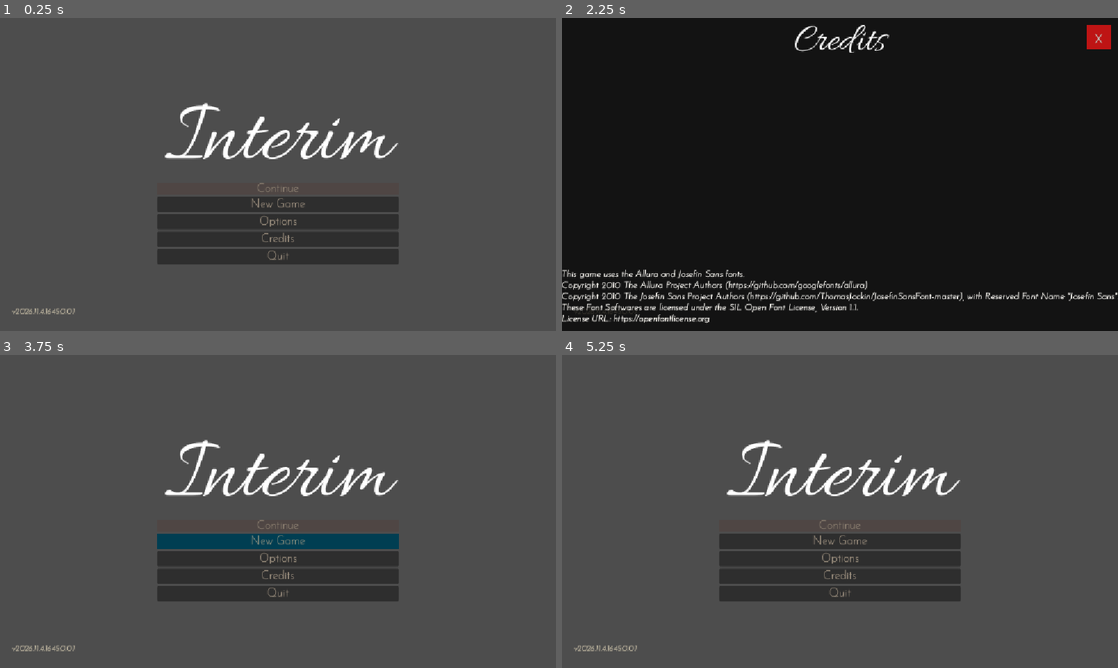
Above: before the commit, frames 1-4 (two rows, left to right).
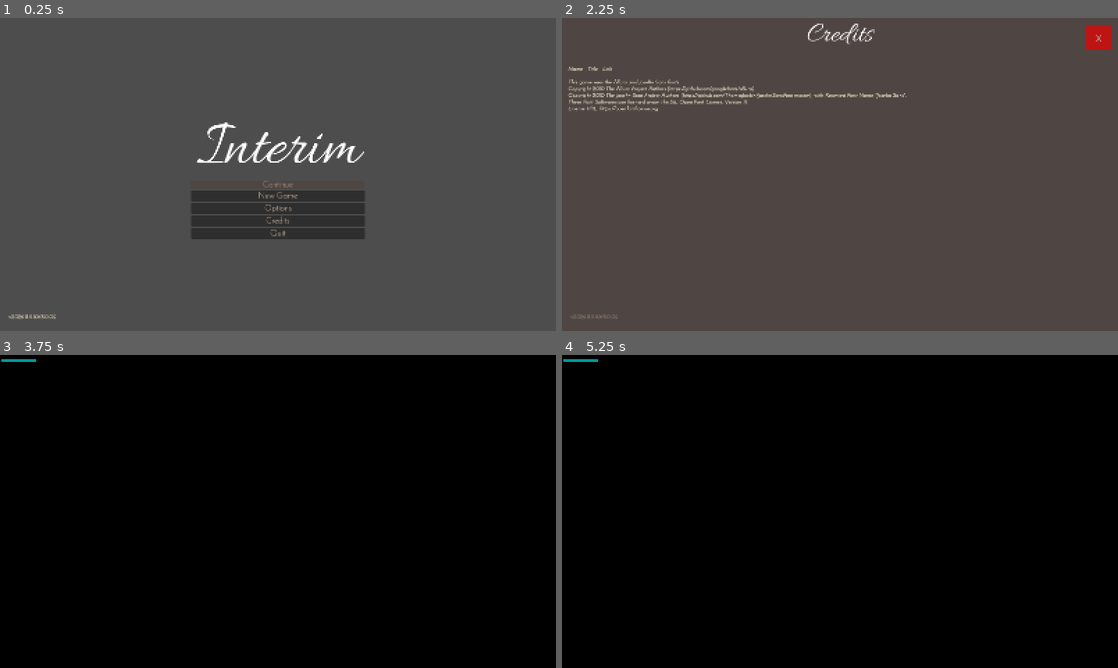
Above: after the commit, the same moments.

Repository: CyberSugarStudios/GitHub-Game-Off-2026
Game: Godot game, scene res://scenes/ui/title_screen.tscn
Two runs of this game, one before a commit and one after it. Both use one fixed random seed, a clock stepped at 60 frames per second and the inputs below.
Inputs (mouse positions are in pixels of both pictures, inside the frame that each line leads up to):
- Up to frame 1 (0.25 s): no input
- Up to frame 2 (2.25 s): click "Options" at 0.5 s; click "x" at 1.25 s; click "Credits" at 2 s
- Up to frame 3 (3.75 s): click "x" at 2.75 s; click "New Game" at 3.5 s
- Up to frame 4 (5.25 s): click (840, 542) at 4.25 s, where only the run before the commit has a clickable "New Game"; tap Enter at 5 s; move the mouse to (962, 495) at 5.02 s; hold D (move_right) from 5.03 s (still down); hold Shift (enter_astral_plane) from 5.03 s (still down); click (962, 495) at 5.17 s

The runs differ from the first frame. In frame 1, 8.6% of the frame differs, in the area x 1-72%, y 27-96%; in frame 2, 99%; in frame 3, 100%, in the area x 0-100%, y 0-100%; in frame 4, 100%.
Error after the commit: Invalid type in function '_look' in base 'CharacterBody3D (character_controller.gd)'. Cannot convert argument 1 from Vector2 to Vector3. (res://scripts/charact…

Commit message:
Add GameState autoload for spirit bars and plane state
Implement first-person controller with astral speed and movement drain
Add HUD and browser-safe pause menu
Wire New Game to main scene

Diff:
--- a/ghgo2026/project.godot
+++ b/ghgo2026/project.godot
@@ -11,12 +11,18 @@
 [application]
 
 config/name="Interim"
-config/version="2026.11.4.1645.0.0.1"
+config/version="2026.11.5.1045.0.0.2"
 run/main_scene="uid://t7qmmk1hf22j"
 config/features=PackedStringArray("4.7", "GL Compatibility")
 
+[autoload]
+
+GameState="*uid://cmu56bxxnvwt"
+
 [display]
 
+window/size/viewport_width=1600
+window/size/viewport_height=900
 window/stretch/mode="canvas_items"
 window/stretch/aspect="expand"
 
--- a/ghgo2026/scenes/main.tscn
+++ b/ghgo2026/scenes/main.tscn
@@ -3,6 +3,7 @@
 [ext_resource type="PackedScene" uid="uid://b8u83l3sopplg" path="res://assets/models/hall.glb" id="1_o5qli"]
 [ext_resource type="Script" uid="uid://cyra5s526v5xl" path="res://scripts/main.gd" id="1_sugp2"]
 [ext_resource type="PackedScene" uid="uid://ch2ws6wo0sufh" path="res://scenes/player_first_person.tscn" id="2_0wfyh"]
+[ext_resource type="Script" uid="uid://b4goyvy1yxl23" path="res://scripts/ui/hud.gd" id="4_jyhfs"]
 
 [sub_resource type="StyleBoxFlat" id="StyleBoxFlat_0wfyh"]
 bg_color = Color(0, 0.6, 0.6, 1)
@@ -16,6 +17,7 @@
 transform = Transform3D(1, 0, 0, 0, 1, 0, 0, 0, 1, -5.99468, 0, -5.5272307)
 
 [node name="UI" type="CanvasLayer" parent="." unique_id=775024507]
+script = ExtResource("4_jyhfs")
 
 [node name="AstralRealmColorFilter" type="ColorRect" parent="UI" unique_id=327788835]
 visible = false
--- /dev/null
+++ b/ghgo2026/scenes/ui/pause_menu.tscn
@@ -0,0 +1,53 @@
+[gd_scene format=3 uid="uid://cphlvw4ugwl31"]
+
+[ext_resource type="Script" uid="uid://768plycxsvoq" path="res://scripts/ui/pause_menu.gd" id="1_6tw0m"]
+
+[node name="PauseMenu" type="CanvasLayer" unique_id=1351570408]
+process_mode = 3
+layer = 10
+script = ExtResource("1_6tw0m")
+
+[node name="Dim" type="ColorRect" parent="." unique_id=1166951318]
+anchors_preset = 15
+anchor_right = 1.0
+anchor_bottom = 1.0
+grow_horizontal = 2
+grow_vertical = 2
+color = Color(0.31764707, 0.2509804, 0.23137255, 0.6)
+
+[node name="Buttons" type="VBoxContainer" parent="." unique_id=804959118]
+anchors_preset = 8
+anchor_left = 0.5
+anchor_top = 0.5
+anchor_right = 0.5
+anchor_bottom = 0.5
+offset_left = -20.0
+offset_top = -20.0
+offset_right = 20.0
+offset_bottom = 20.0
+grow_horizontal = 2
+grow_vertical = 2
+
+[node name="PausedLabel" type="RichTextLabel" parent="Buttons" unique_id=2115916943]
+custom_minimum_size = Vector2(280, 0)
+layout_mode = 2
+theme_override_font_sizes/normal_font_size = 80
+text = "Paused"
+fit_content = true
+horizontal_alignment = 1
+vertical_alignment = 1
+
+[node name="ResumeButton" type="Button" parent="Buttons" unique_id=535028995]
+layout_mode = 2
+theme_override_font_sizes/font_size = 40
+text = "Resume"
+
+[node name="SettingsButton" type="Button" parent="Buttons" unique_id=308342952]
+layout_mode = 2
+theme_override_font_sizes/font_size = 40
+text = "Options"
+
+[node name="QuitToTitleButton" type="Button" parent="Buttons" unique_id=903478230]
+layout_mode = 2
+theme_override_font_sizes/font_size = 40
+text = "Quit to Title"
--- a/ghgo2026/scenes/ui/title_screen.tscn
+++ b/ghgo2026/scenes/ui/title_screen.tscn
@@ -1,7 +1,6 @@
 [gd_scene format=3 uid="uid://t7qmmk1hf22j"]
 
 [ext_resource type="Script" uid="uid://cui1imxye4xc8" path="res://scripts/ui/title_screen.gd" id="1_eb34j"]
-[ext_resource type="FontFile" uid="uid://u8yid5ttfx8s" path="res://assets/fonts/JosefinSans-Italic-VariableFont_wght.ttf" id="3_a4ium"]
 
 [node name="TitleScreen" type="Control" unique_id=677689258]
 layout_mode = 3
@@ -66,8 +65,7 @@
 
 [node name="CreditsButton" type="Button" parent="GameTitleAndButtons/TitleButtons" unique_id=1401560807]
 layout_mode = 2
-text = "Credits
-"
+text = "Credits"
 
 [node name="QuitButton" type="Button" parent="GameTitleAndButtons/TitleButtons" unique_id=49289049]
 layout_mode = 2
@@ -82,7 +80,7 @@
 anchor_bottom = 1.0
 grow_horizontal = 2
 grow_vertical = 2
-color = Color(0, 0, 0, 0.7490196)
+color = Color(0.31764707, 0.2509804, 0.23137255, 0.6)
 
 [node name="OptionsLabel" type="RichTextLabel" parent="OptionsMenu" unique_id=2131748974]
 custom_minimum_size = Vector2(0, 100)
@@ -131,7 +129,7 @@
 anchor_bottom = 1.0
 grow_horizontal = 2
 grow_vertical = 2
-color = Color(0, 0, 0, 0.7490196)
+color = Color(0.31764707, 0.2509804, 0.23137255, 0.6)
 
 [node name="CreditsLabel" type="RichTextLabel" parent="CreditsMenu" unique_id=1565112286]
 custom_minimum_size = Vector2(0, 100)
@@ -162,23 +160,22 @@
 theme_type_variation = &"CloseButton"
 text = "x"
 
-[node name="Label" type="Label" parent="CreditsMenu" unique_id=377700736]
-anchors_preset = -1
-anchor_top = 0.804
-anchor_right = 1.0
-anchor_bottom = 1.0
-offset_top = 0.0079956055
-grow_horizontal = 2
-grow_vertical = 0
-theme_override_colors/font_outline_color = Color(1, 1, 1, 1)
-theme_override_constants/outline_size = 2
-theme_override_fonts/font = ExtResource("3_a4ium")
-theme_override_font_sizes/font_size = 19
-text = "This game uses the Allura and Josefin Sans fonts.
+[node name="CreditsText" type="Label" parent="CreditsMenu" unique_id=377700736]
+anchors_preset = -1
+anchor_left = 0.011284722
+anchor_top = 0.15432099
+anchor_right = 0.9869792
+anchor_bottom = 0.97993827
+grow_horizontal = 2
+grow_vertical = 2
+text = "Name - Title - Link
+
+This game uses the Allura and Josefin Sans fonts.
 Copyright 2010 The Allura Project Authors (https://github.com/googlefonts/allura)
 Copyright 2010 The Josefin Sans Project Authors (https://github.com/ThomasJockin/JosefinSansFont-master), with Reserved Font Name \"Josefin Sans\".
 These Font Softwares are licensed under the SIL Open Font License, Version 1.1.
 License URL: https://openfontlicense.org"
+metadata/_edit_use_anchors_ = true
 
 [node name="ConfirmClosePopUp" type="CanvasLayer" parent="." unique_id=1987680131]
 visible = false
@@ -196,7 +193,7 @@
 offset_bottom = 125.0
 grow_horizontal = 2
 grow_vertical = 2
-color = Color(0.31764707, 0.2509804, 0.23137255, 1)
+color = Color(0.31764707, 0.2509804, 0.23137255, 0.6)
 
 [node name="ConfirmCloseLabel" type="RichTextLabel" parent="ConfirmClosePopUp/ConfirmCloseBackground" unique_id=1407825718]
 custom_minimum_size = Vector2(0, 100)
@@ -205,8 +202,8 @@
 anchor_right = 1.0
 grow_horizontal = 2
 theme_type_variation = &"TitleText"
-theme_override_font_sizes/normal_font_size = 80
-text = "Confirm?"
+theme_override_font_sizes/normal_font_size = 57
+text = "Confirm Quit?"
 horizontal_alignment = 1
 vertical_alignment = 1
 
@@ -216,7 +213,9 @@
 anchor_top = 0.5
 anchor_right = 1.0
 anchor_bottom = 0.5
+offset_left = 11.0
 offset_top = -2.0
+offset_right = -11.0
 offset_bottom = 102.0
 grow_horizontal = 2
 grow_vertical = 2
--- /dev/null
+++ b/ghgo2026/scripts/autoload/game_state.gd
@@ -0,0 +1,99 @@
+extends Node #Global game state (GameState)
+
+#region - INIT
+#region - SIGNALS
+signal energy_changed(energy: float, max_bars: int)
+signal max_bars_changed(max_bars: int)
+signal plane_changed(in_astral: bool)
+signal forced_out_of_astral
+
+#region - CONSTS
+const STARTING_BARS := 1
+const MAX_POSSIBLE_BARS := 5
+const ASTRAL_DRAIN_PER_METER := 0.04 #0.04 = 25 m
+const LIVING_REGEN_PER_SECOND := 0.1 #regen outside of the stral 0.1 = 10s
+const MIN_ENERGY_TO_ENTER_ASTRAL := 100.0 #one full bar recharge required
+
+#region - VARS
+var max_bars: int = STARTING_BARS #door check
+var energy: float = STARTING_BARS #powers and astral drains this
+var in_astral: float = false
+#endregion
+#endregion
+#endregion
+#endregion
+
+func _process(delta: float) -> void:
+	if not in_astral and energy < max_bars:
+		_set_energy(energy + LIVING_REGEN_PER_SECOND * delta)
+
+func _unhandled_input(event: InputEvent) -> void:
+	if OS.is_debug_build() and event is InputEventKey and event.pressed and not event.echo and \
+	event.keycode == KEY_F1:
+		restore_memory()
+
+#region - PLANE
+func toggle_plane() -> void:
+	if in_astral:
+		exit_astral()
+	else:
+		enter_astral()
+
+func enter_astral() -> bool:
+	if in_astral:
+		return true
+	if energy < MIN_ENERGY_TO_ENTER_ASTRAL:
+		return false
+	in_astral = true
+	plane_changed.emit(in_astral)
+	return true
+
+func exit_astral() -> void:
+	if not in_astral:
+		return
+	in_astral = false
+	plane_changed.emit(in_astral)
+#endregion
+
+#region - ASTRAL BARS
+func drain_for_movement(meters: float) -> void:
+	if not in_astral or meters <= 0.0:
+		return
+	_set_energy(energy - meters * ASTRAL_DRAIN_PER_METER)
+	if energy <= 0.0:
+		exit_astral()
+		forced_out_of_astral.emit()
+
+func has_unlocked_bars(required: int) -> bool:
+	return max_bars >= required
+
+func can_afford(cost: float) -> bool:
+	return energy >= cost
+
+func try_spend(cost: float) -> bool:
+	if not can_afford(cost):
+		return false
+	_set_energy(energy - cost)
+	return true
+
+func restore_memory() -> void:
+	if max_bars >= MAX_POSSIBLE_BARS:
+		return
+	max_bars += 1
+	max_bars_changed.emit(max_bars)
+	_set_energy(max_bars)
+#endregion
+
+func reset() -> void:
+	max_bars = STARTING_BARS
+	in_astral = false
+	max_bars_changed.emit(max_bars)
+	plane_changed.emit(false)
+	_set_energy(max_bars)
+
+func _set_energy(value: float) -> void:
+	var clamped := clampf(value, 0.0, max_bars)
+	if is_equal_approx(clamped, energy):
+		return
+	energy = clamped
+	energy_changed.emit(energy, max_bars)
--- a/ghgo2026/scripts/character_controller.gd
+++ b/ghgo2026/scripts/character_controller.gd
@@ -7,3 +7,64 @@
 #   Shift     - toggle astral plane (tap, never mash: Windows Sticky Keys)
 #   Space     - struggle out of the monster's grasp (mash)
 #   Esc / P   - pause (browsers eat Esc, so P is required)
+
+#region - INIT
+#region - VARS
+#region - EXPORTS
+@export_group("Movement")
+## Living world move speed.
+@export var walk_speed: float = 2.5
+## Astral Plane speed modifier
+@export var astral_speed_multiplier: float = 1.8
+## How quickly player reaches max speed
+@export var acceleration: float = 12.0
+
+@export_group("Look")
+@export var mouse_sensitivity: float = 0.0025
+@export var invert_y: bool = false
+@export var max_pitch_degrees: float = 80.0
+#endregion
+#region - ONREADY
+@onready var camera: Camera3D = $PlayerFirstPersonCamera
+#endregion
+var _last_position: Vector3
+#endregion
+#endregion
+
+func _ready() -> void:
+	_last_position = global_position
+	Input.mouse_mode = Input.MOUSE_MODE_CAPTURED
+
+func _unhandled_input(event: InputEvent) -> void:
+	if event is InputEventMouseButton and event.pressed and Input.mouse_mode != Input.MOUSE_MODE_CAPTURED:
+		Input.mouse_mode = Input.MOUSE_MODE_CAPTURED
+		return
+
+	if event is InputEventMouseMotion and Input.mouse_mode == Input.MOUSE_MODE_CAPTURED:
+		_look(event.screen_relative)
+	elif event.is_action_pressed("enter_astral_plane"):
+		GameState.toggle_plane()
+
+func _physics_process(delta: float) -> void:
+	var input := Input.get_vector("move_left", "move_right", "move_forward", "move_backward")
+	var direction := global_basis * Vector3(input.x, 0.0, input.y)
+	var speed := walk_speed
+	if GameState.in_astral:
+		speed *= astral_speed_multiplier
+	velocity = velocity.move_toward(direction * speed, acceleration * delta)
+	velocity.y = 0.0
+	move_and_slide()
+
+	_report_distance_moved()
+
+func _look(relative: Vector3) -> void:
+	rotate_y(-relative.x * mouse_sensitivity)
+	var pitch_direction := 1.0 if invert_y else -1.0
+	camera.rotate_x(pitch_direction * relative.y * mouse_sensitivity)
+	var limit := deg_to_rad(max_pitch_degrees)
+	camera.rotation.x = clampf(camera.rotation.x, -limit, limit)
+
+func _report_distance_moved() -> void:
+	var moved := global_position.distance_to(_last_position)
+	_last_position = global_position
+	GameState.drain_for_movement(moved)
--- /dev/null
+++ b/ghgo2026/scripts/ui/hud.gd
@@ -0,0 +1,28 @@
+extends CanvasLayer
+
+@onready var astral_filter: ColorRect = $AstralRealmColorFilter
+@onready var spirit_bars_container: HBoxContainer = $SpiritBars
+
+var _bars: Array[ProgressBar] = []
+
+func _ready() -> void:
+	for child in spirit_bars_container.get_children():
+		if child is ProgressBar:
+			var bar := child as ProgressBar
+			bar.max_value = 1.0
+			bar.step = 0.0
+			_bars.append(bar)
+
+	GameState.energy_changed.emit(_on_energy_changed)
+	GameState.plane_changed.emit(_on_plane_changed)
+
+	_on_energy_changed(GameState.energy, GameState.max_bars)
+	_on_plane_changed(GameState.in_astral)
+
+func _on_energy_changed(energy: float, max_bars: int) -> void:
+	for i in _bars.size():
+		_bars[i].visible = i < max_bars
+		_bars[i].value = clampf(energy - i, 0.0, 1.0)
+
+func _on_plane_changed(in_astral: bool) -> void:
+	astral_filter.visible = in_astral
--- /dev/null
+++ b/ghgo2026/scripts/ui/pause_menu.gd
@@ -0,0 +1,47 @@
+extends CanvasLayer
+
+const TITLE_SCENE_PATH := "res://scenes/ui/title_screen.tscn"
+
+@onready var resume_button: Button = $Buttons/ResumeButton
+@onready var settings_button: Button = $Buttons/SettingsButton
+@onready var quit_button: Button = $Buttons/QuitToTitleButton
+
+var _had_mouse_capture := false
+
+func _ready() -> void:
+	visible = false
+	resume_button.pressed.connect(resume)
+	settings_button.pressed.connect(_on_settings_pressed)
+	quit_button.pressed.connect(_on_quit_pressed)
+
+func _process(delta: float) -> void:
+	if get_tree().paused:
+		return
+	if Input.mouse_mode == Input.MOUSE_MODE_CAPTURED:
+		_had_mouse_capture = true
+	elif _had_mouse_capture:
+		open()
+
+func _notification(what: int) -> void:
+	if what == NOTIFICATION_APPLICATION_FOCUS_OUT and not get_tree().paused:
+		open()
+
+func open() -> void:
+	get_tree().paused = true
+	visible = true
+	_had_mouse_capture = false
+	Input.mouse_mode = Input.MOUSE_MODE_VISIBLE
+	resume_button.grab_focus()
+
+func resume() -> void:
+	visible = false
+	get_tree().paused = false
+	Input.mouse_mode = Input.MOUSE_MODE_CAPTURED
+
+func _on_settings_pressed() -> void:
+	pass
+
+func _on_quit_pressed() -> void:
+	get_tree().paused = false
+	GameState.exit_astral()
+	get_tree().change_scene_to_file(TITLE_SCENE_PATH)
--- a/ghgo2026/scripts/ui/title_screen.gd
+++ b/ghgo2026/scripts/ui/title_screen.gd
@@ -1,5 +1,7 @@
 extends Control
 
+#region - INIT
+const GAME_SCENE_PATH := "res://scenes/main.tscn"
 #region - VARS
 @onready var version_number_label = $VersionNumberLabel
 
@@ -20,8 +22,12 @@
 @onready var confirm_close_button = $ConfirmClosePopUp/ConfirmCloseBackground/ConfirmCloseButtons/ConfirmCloseButton
 @onready var cancel_close_button = $ConfirmClosePopUp/ConfirmCloseBackground/ConfirmCloseButtons/CancelCloseButton
 #endregion
+#endregion
 
 func _ready() -> void:
+	Input.mouse_mode = Input.MOUSE_MODE_VISIBLE
+	new_game_button.pressed.connect(on_new_game_pressed)
+
 	var app_version = ProjectSettings.get_setting("application/config/version")
 	version_number_label.text = "v" + app_version
 
@@ -38,6 +44,10 @@
 	quit_button.pressed.connect(on_quit_button_pressed)
 	confirm_close_button.pressed.connect(on_confirm_close_button_pressed)
 	cancel_close_button.pressed.connect(on_cancel_close_button_pressed)
+
+func on_new_game_pressed() -> void:
+	GameState.reset()
+	get_tree().change_scene_to_file(GAME_SCENE_PATH)
 
 func on_options_menu_button_pressed() -> void:
 	options_menu.visible = true
Not shown, added: ghgo2026/scripts/autoload/game_state.gd.uid
Not shown, added: ghgo2026/scripts/ui/hud.gd.uid
Not shown, added: ghgo2026/scripts/ui/pause_menu.gd.uid
Not shown, removed: ghgo2026/source_art/hall.blend.import
Not shown, added: source_art/hall.blend
